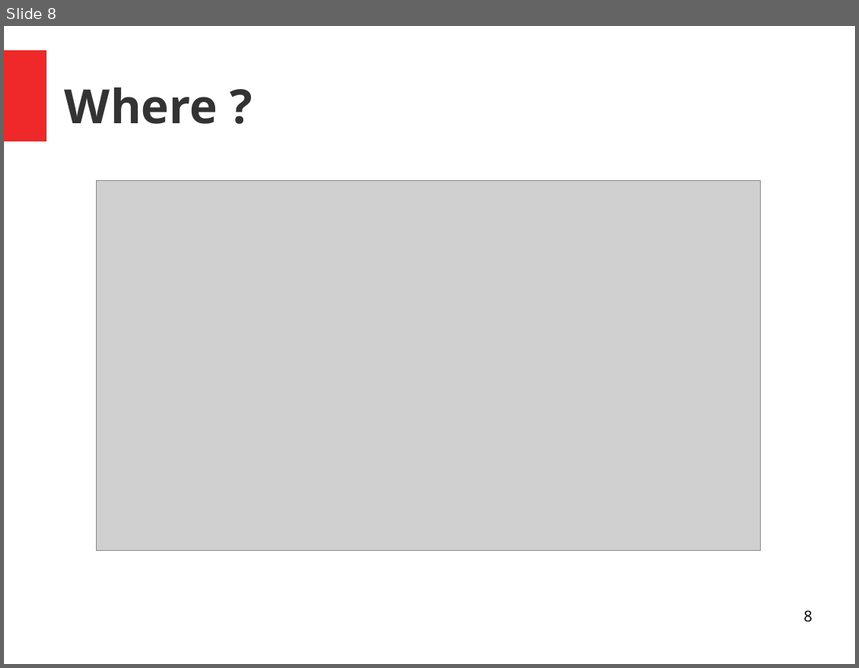
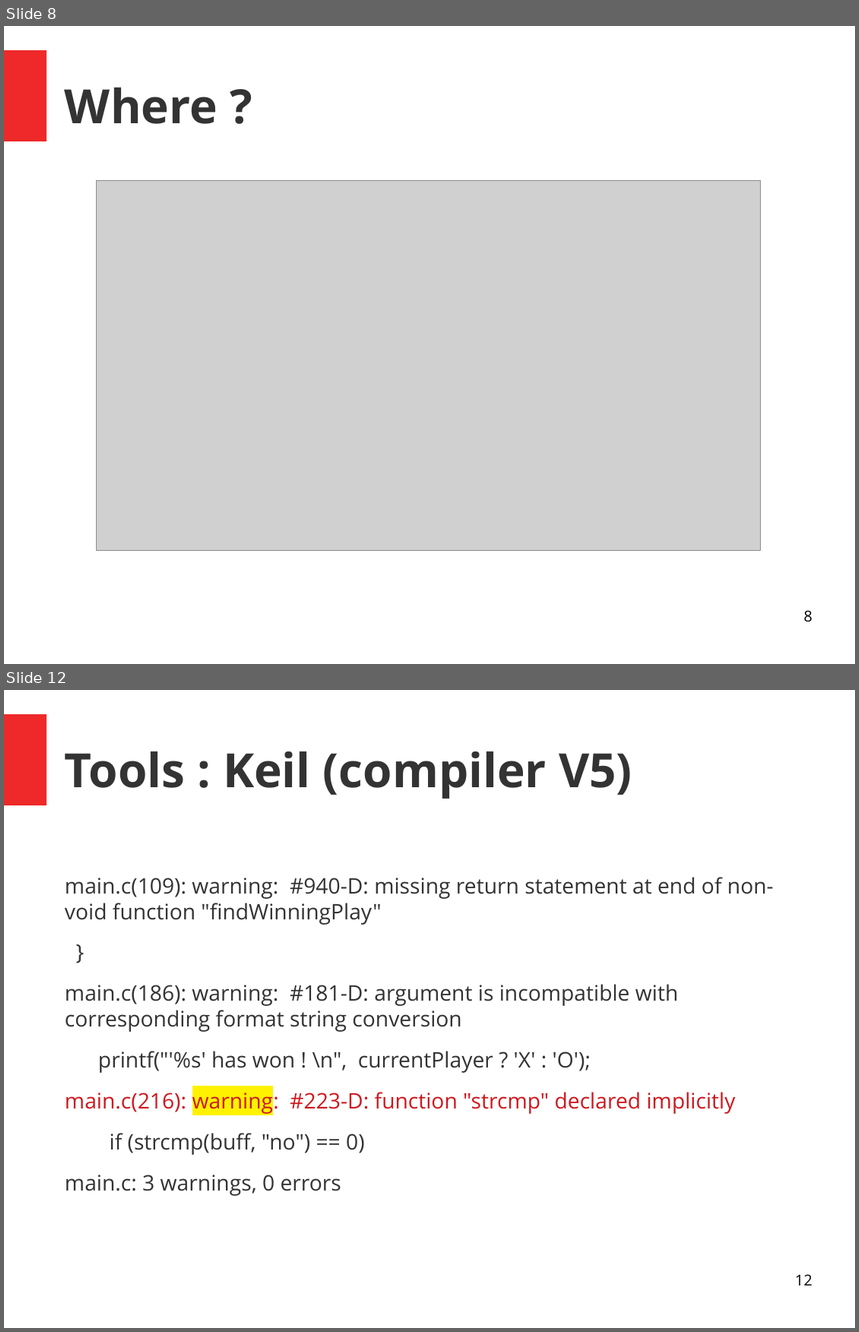
Before and after one commit to PandaChauve/StaticAnalysisTests, a slide deck: Untitled 1.odp. Shown one above the other, each under a label of ours: slide 8 before the commit, slides 8 and 12 after it; the slides between them are not shown. The pictures are 859x668 and 859x1332 pixels, drawn with LibreOffice and Linux fonts; fonts in the diff are those of the drawing; grey boxes stand for pictures. Boxes give left, top, right and bottom in pixels: in the first picture for what was removed or moved away, otherwise in the second. Text is boxed around its words. In the diff, an @@ line names an element or a change of style, - is before the commit and + after.

```diff
--- a/Untitled 1.odp
+++ b/Untitled 1.odp
@@ slide 12 added at (4, 690, 855, 1328), background #FFFFFF; not listed: 1 template element that a slide beside it also shows @@
@@ title added at (65, 752, 633, 799), 44 pt, text #333333, bold @@
+Tools : Keil (compiler V5)
@@ text added at (65, 877, 774, 1196), 20 pt, text #333333 @@
+main.c(109): warning: #940-D: missing return statement at end of non-void function "findWinningPlay"
+}
+main.c(186): warning: #181-D: argument is incompatible with corresponding format string conversion
+printf("'%s' has won ! \n", currentPlayer ? 'X' : 'O');
+main.c(216): warning: #223-D: function "strcmp" declared implicitly
+if (strcmp(buff, "no") == 0)
+main.c: 3 warnings, 0 errors
@@ page number added at (795, 1274, 813, 1286), 14 pt, text #000000 @@
+12
```
Also in this commit, not shown: 1 slide changed, 21 other slides added, 1 slide removed, 1 other file.
